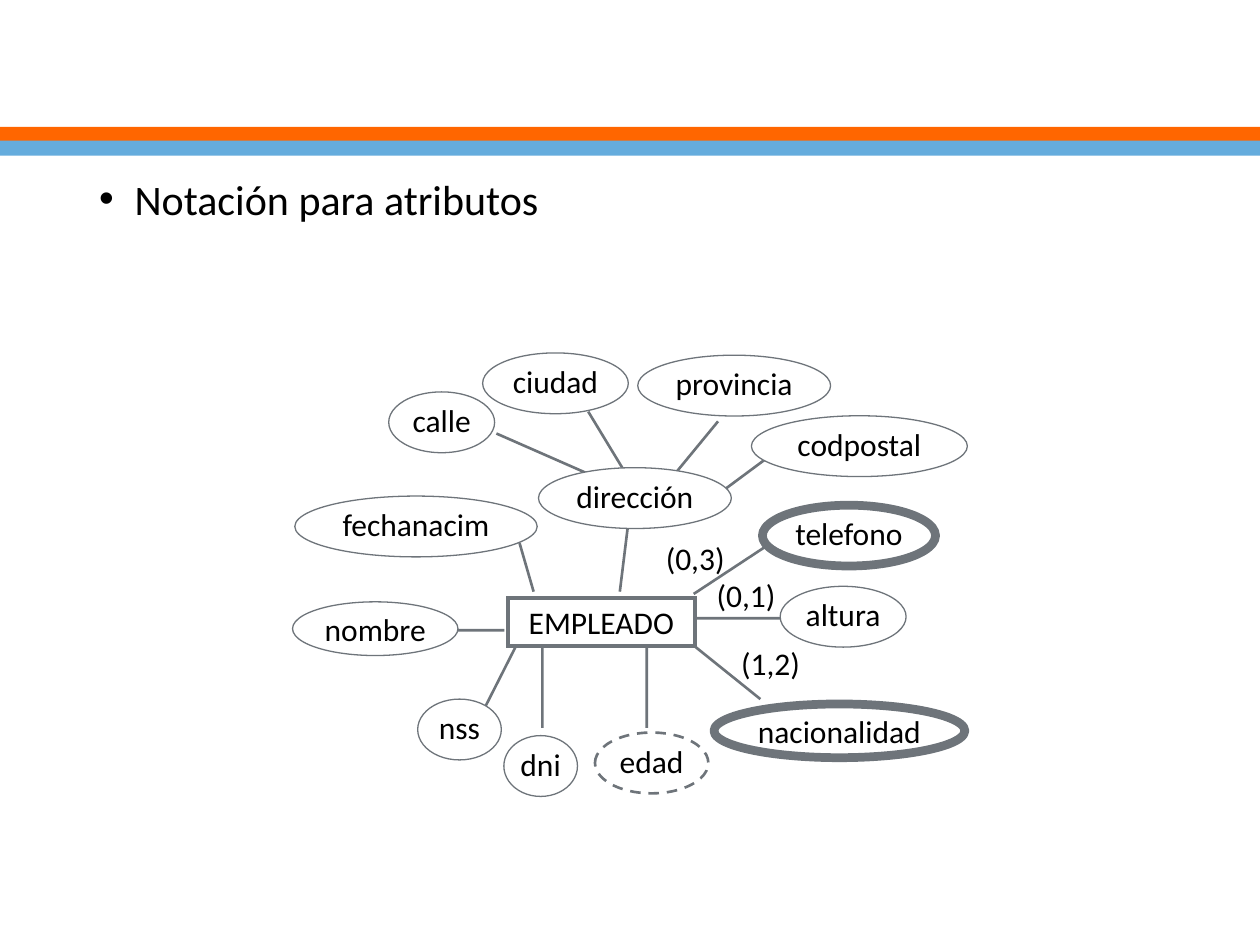
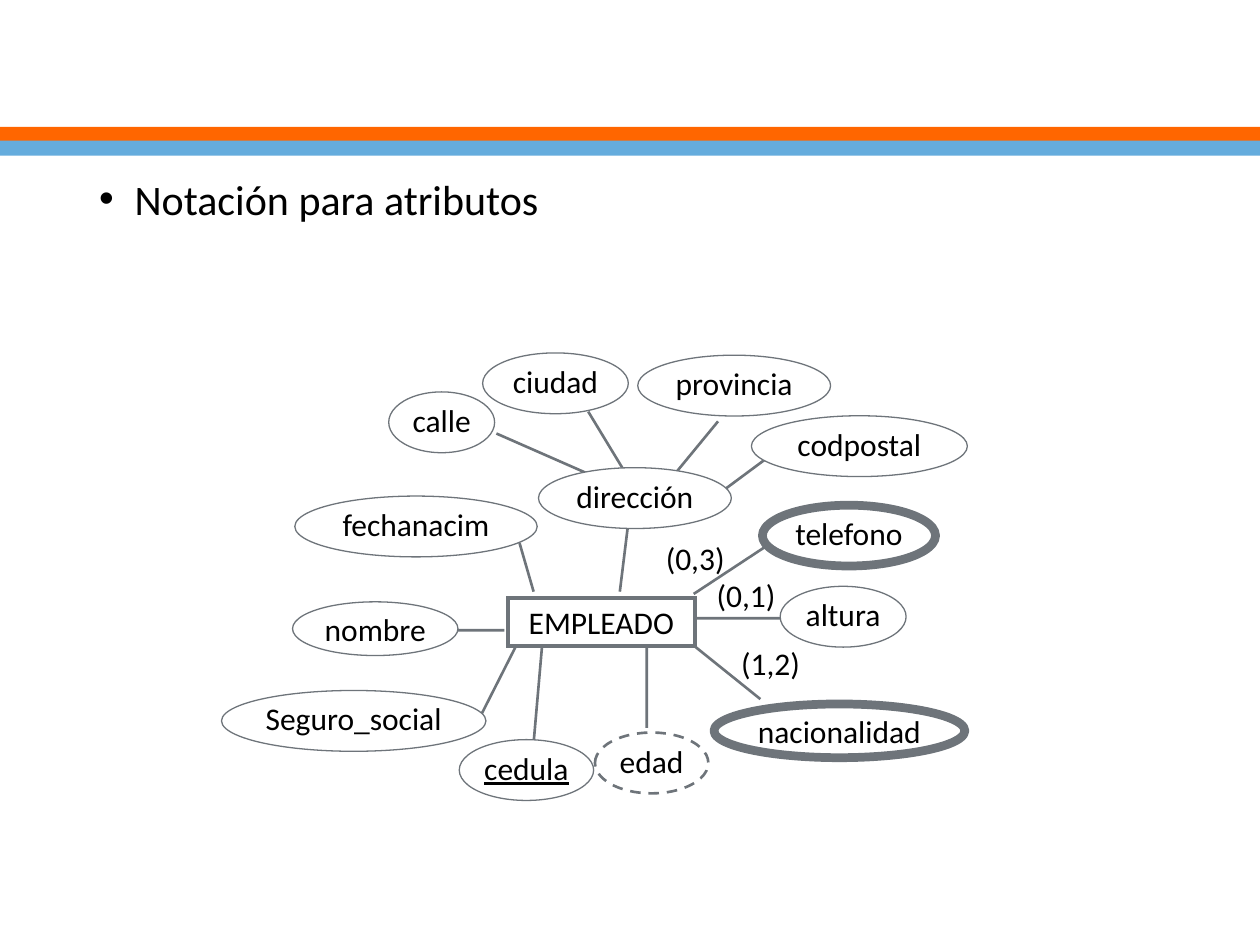
Before and after one commit to ejimenezdelgado/funda_db_martes_tarde_3_2017, a slide deck: slide 30 of Semana 2/Clase2.pptx. Drawn at 1260x945 pixels with LibreOffice and Linux fonts; fonts in the diff are those of the drawing; background and template pictures are left out. Boxes give left, top, right and bottom in pixels: in the first picture for what was removed or moved away, otherwise in the second. Text is boxed around its words. In the diff, an @@ line names an element or a change of style, - is before the commit and + after.

```diff
--- a/Semana 2/Clase2.pptx
+++ b/Semana 2/Clase2.pptx
@@ line moved from (542, 728) - (542, 643) to (534, 743) - (542, 643) @@
@@ ellipse "Seguro_social": place and size @@
-ellipse "Seguro_social" at (418, 699, 501, 760)
+ellipse "Seguro_social" at (222, 690, 486, 751)
@@ text in ellipse at (266, 708, 442, 736): text changed @@
-nss
+Seguro_social
@@ ellipse "cedula": place and size @@
-ellipse "cedula" at (504, 736, 577, 796)
+ellipse "cedula" at (459, 740, 593, 800)
@@ text in ellipse at (484, 758, 568, 785): text changed @@
-dni
+cedula
```
Also in this commit, not shown: 1 other slide changed, 8 other files.
